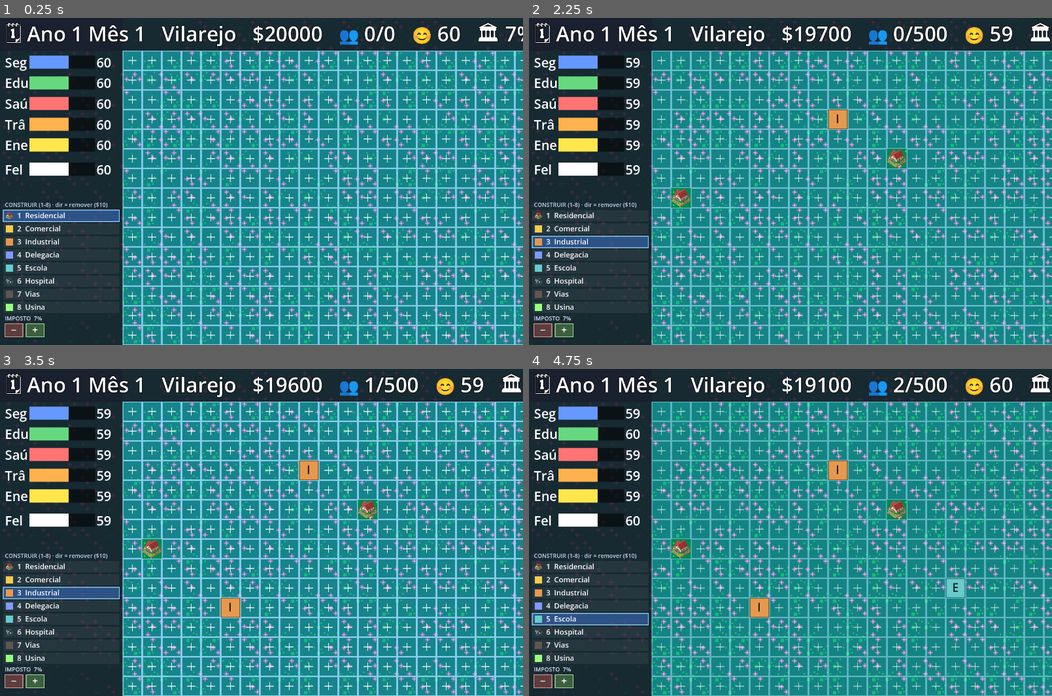
Above: before the commit, frames 1-4 (two rows, left to right).
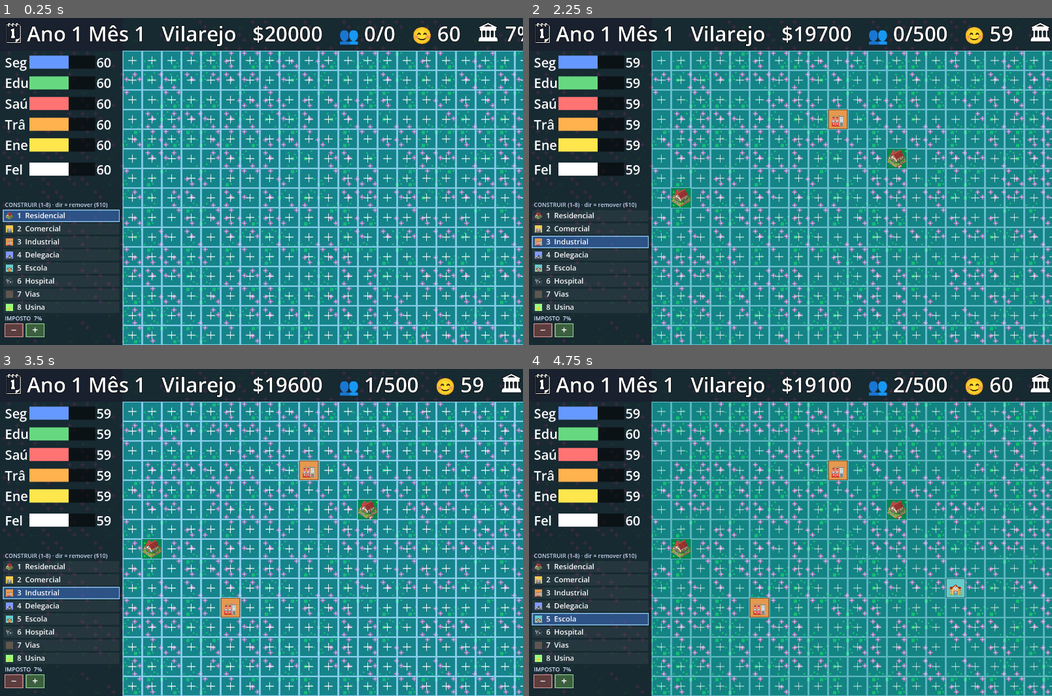
Above: after the commit, the same moments.

Repository: andrewsmedina/yourcity
Game: Godot game, scene res://scenes/main.tscn
Two runs of this game, one before a commit and one after it. Both use one fixed random seed, a clock stepped at 60 frames per second and the inputs below.
Inputs (mouse positions are in pixels of both pictures, inside the frame that each line leads up to):
- Up to frame 1 (0.25 s): no input
- Up to frame 2 (2.25 s): tap Enter at 0.5 s; move the mouse to (905, 165) at 0.52 s; tap 1 at 0.6 s; click (905, 165) at 0.67 s; tap Space at 0.77, 1.25 s; drag from (685, 197) to (764, 246) at 1.27 s; move the mouse to (842, 109) at 2.02 s; tap 3 at 2.1 s; click (842, 109) at 2.17 s
- Up to frame 3 (3.5 s): drag from (235, 597) to (104, 483) at 2.77 s
- Up to frame 4 (4.75 s): move the mouse to (947, 581) at 3.52 s; tap 5 at 3.6 s; click (947, 581) at 3.67 s; tap Space at 3.77 s; drag from (633, 483) to (712, 450) at 4.27 s

The runs differ from the first frame. In frame 1, less than 0.1% of the frame differs, in the area x 1-3%, y 64-90%; in frame 2, 0.1%; in frame 3, 0.2%; in frame 4, 0.3%, in the area x 1-83%, y 29-90%.

Commit message:
Use emoji icons for zones without sprites
Render a per-zone emoji (🏬🏭🚓🏫⚡ etc.) via the OS color-emoji font on lots
and in the palette, instead of the first-letter square. Zones with real
sprites (house/hospital/street) keep them.

Co-Authored-By: Claude Opus 4.8 (1M context) <noreply@anthropic.com>

Diff:
--- a/scripts/build_overlay.gd
+++ b/scripts/build_overlay.gd
@@ -11,6 +11,17 @@
 const TILE := 48.0       # fixed lot size; the window height grows with row count
 const PALETTE_ROW := 32.0
 const PALETTE_FS := 18
+
+const ZONE_EMOJI := {
+	CitySim.Zone.RESIDENTIAL: "🏠",
+	CitySim.Zone.COMMERCIAL: "🏬",
+	CitySim.Zone.INDUSTRIAL: "🏭",
+	CitySim.Zone.POLICE: "🚓",
+	CitySim.Zone.SCHOOL: "🏫",
+	CitySim.Zone.HOSPITAL: "🏥",
+	CitySim.Zone.ROADS: "🛣️",
+	CitySim.Zone.POWER: "⚡",
+}
 
 const ZONE_COLOR := {
 	CitySim.Zone.RESIDENTIAL: Color(0.40, 0.80, 0.50),
@@ -25,12 +36,16 @@
 
 var _t := 0.0
 var _font: Font
+var _emoji_font: SystemFont
 var _zone_textures := {}
 
 func _ready() -> void:
 	set_anchors_preset(Control.PRESET_FULL_RECT)
 	mouse_filter = Control.MOUSE_FILTER_IGNORE
 	_font = ThemeDB.fallback_font
+	_emoji_font = SystemFont.new()  # OS color-emoji font
+	_emoji_font.font_names = PackedStringArray(
+		["Apple Color Emoji", "Segoe UI Emoji", "Noto Color Emoji"])
 	_zone_textures[CitySim.Zone.ROADS] = load("res://assets/tile_street.png")
 	_zone_textures[CitySim.Zone.RESIDENTIAL] = load("res://assets/tile_residential.png")
 	_zone_textures[CitySim.Zone.HOSPITAL] = load("res://assets/tile_hospital.png")
@@ -123,6 +138,8 @@
 			draw_texture_rect(_zone_textures[z], sw, false)
 		else:
 			draw_rect(sw, ZONE_COLOR[z], true)
+			draw_string(_emoji_font, Vector2(sw.position.x, sw.get_center().y + sw.size.y * 0.35),
+				ZONE_EMOJI[z], HORIZONTAL_ALIGNMENT_CENTER, sw.size.x, int(sw.size.y * 0.8))
 		draw_string(_font, Vector2(sw.end.x + 10.0, r.get_center().y + PALETTE_FS * 0.35),
 			"%d  %s" % [z + 1, CitySim.ZONE_NAME[z]],
 			HORIZONTAL_ALIGNMENT_LEFT, r.size.x, PALETTE_FS, Color.WHITE)
@@ -179,7 +196,7 @@
 	var color: Color = ZONE_COLOR[zone]
 	draw_rect(rect, color, true)
 	draw_rect(rect, color.darkened(0.4), false, 1.5)
-	var letter: String = CitySim.ZONE_NAME[zone].substr(0, 1)
-	var font_size := maxi(8, int(tile * 0.6))
-	draw_string(_font, Vector2(rect.position.x, rect.get_center().y + font_size * 0.35),
-		letter, HORIZONTAL_ALIGNMENT_CENTER, rect.size.x, font_size, Color(0.1, 0.1, 0.1))
+	var emoji: String = ZONE_EMOJI[zone]
+	var font_size := maxi(8, int(tile * 0.7))
+	draw_string(_emoji_font, Vector2(rect.position.x, rect.get_center().y + font_size * 0.35),
+		emoji, HORIZONTAL_ALIGNMENT_CENTER, rect.size.x, font_size)
